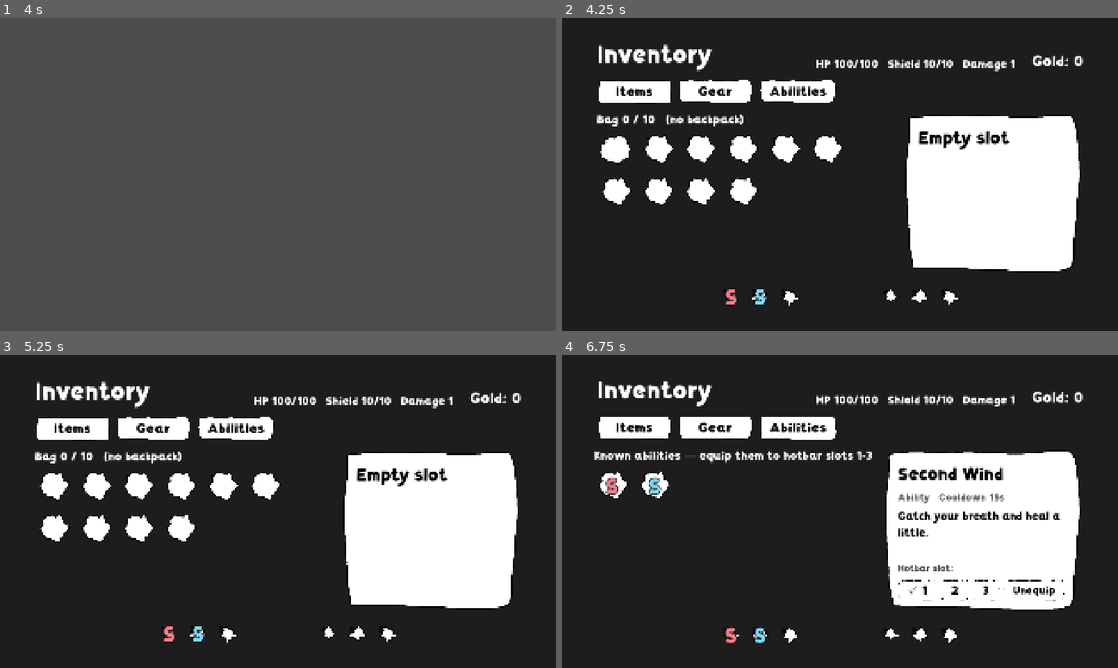
Above: before the commit, frames 1-4 (two rows, left to right).
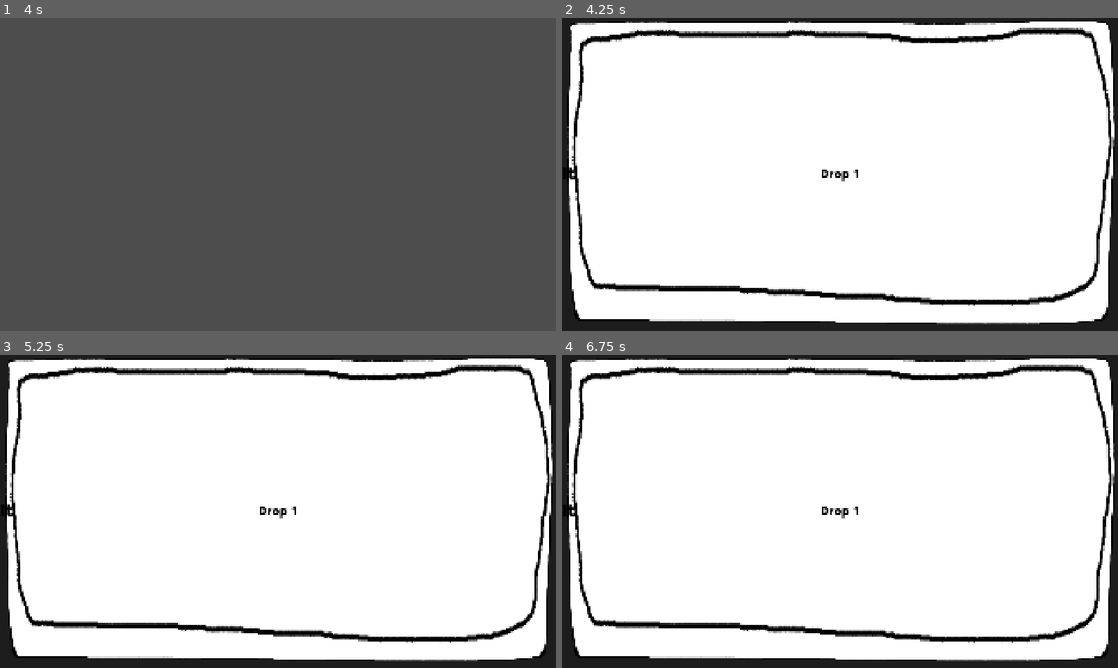
Above: after the commit, the same moments.

Repository: doggoanim/Krits
Game: Godot game, scene res://ui/inventory_menu.tscn
Same seed, same stepped clock (60 frames per second), same inputs: the game is played once before the commit and once after it. This scene is started directly instead of the project's main scene.
Inputs (mouse positions are in pixels of both pictures, inside the frame that each line leads up to):
- Up to frame 1 (4 s): tap Enter at 0.5, 2, 3.5 s; move the mouse to (400, 158) at 0.52 s; hold D (move_right) 0.53-1.25 s; hold Ctrl (crouch_pound) 0.53-1.25 s; click (400, 158) at 0.67 s; tap Space (jump) at 0.77, 1.25, 2.75, 3.77 s; drag from (166, 190) to (250, 237) at 1.27 s; move the mouse to (333, 105) at 2.02 s; hold D (move_right) 2.03-2.75 s; hold Shift (roll_dive) 2.03-2.75 s; drag from (250, 237) to (111, 127) at 2.77 s; move the mouse to (444, 221) at 3.52 s; hold A (move_left) from 3.53 s (still down); tap 1 at 3.6 s
- Up to frame 2 (4.25 s): keep holding A (move_left); tap Tab (menu_inventory) at 4.15 s
- Up to frame 3 (5.25 s): release A (move_left) at 4.25 s; drag from (111, 464) to (194, 433) at 4.27 s; click "Items" at 5 s
- Up to frame 4 (6.75 s): click "Gear" at 5.75 s; click "Abilities" at 6.5 s

Frame 1 is identical in both runs. In frame 2, 73% of the frame differs, in the area x 0-100%, y 1-98%; in frame 3, 73%; in frame 4, 75%.
Error after the commit: Invalid access to property or key 'pressed' on a base object of type 'null instance'. (res://ui/inventory_menu.gd:51)

Commit message:
Inventory: detail panel can no longer push the layout (fixed-size holder, panel fills it and clips)
Co-Authored-By: Claude Sonnet 5.5 <noreply@anthropic.com>
Claude-Session: https://claude.ai/code/session_01TYpdm1jACUqsWG6yyTxbgm

Diff:
--- a/ui/inventory_menu.tscn
+++ b/ui/inventory_menu.tscn
@@ -248,17 +248,26 @@
 theme_override_constants/v_separation = 16
 columns = 6
 
-[node name="Details" type="PanelContainer" parent="Margin/Content/Body"]
+[node name="DetailsHolder" type="Control" parent="Margin/Content/Body"]
 custom_minimum_size = Vector2(620, 0)
 layout_mode = 2
 size_flags_horizontal = 3
+
+[node name="Details" type="PanelContainer" parent="Margin/Content/Body/DetailsHolder/DetailsHolder"]
+clip_contents = true
+layout_mode = 1
+anchors_preset = 15
+anchor_right = 1.0
+anchor_bottom = 1.0
+grow_horizontal = 2
+grow_vertical = 2
 theme_override_styles/panel = SubResource("Details")
 
-[node name="Column" type="VBoxContainer" parent="Margin/Content/Body/Details"]
+[node name="Column" type="VBoxContainer" parent="Margin/Content/Body/DetailsHolder/Details"]
 layout_mode = 2
 theme_override_constants/separation = 14
 
-[node name="DetailName" type="Label" parent="Margin/Content/Body/Details/Column"]
+[node name="DetailName" type="Label" parent="Margin/Content/Body/DetailsHolder/Details/Column"]
 unique_name_in_owner = true
 layout_mode = 2
 theme_override_colors/font_color = Color(0, 0, 0, 1)
@@ -266,13 +275,13 @@
 text = "Item"
 autowrap_mode = 3
 
-[node name="DetailKind" type="Label" parent="Margin/Content/Body/Details/Column"]
+[node name="DetailKind" type="Label" parent="Margin/Content/Body/DetailsHolder/Details/Column"]
 unique_name_in_owner = true
 layout_mode = 2
 theme_override_colors/font_color = Color(0, 0, 0, 0.6)
 theme_override_font_sizes/font_size = 34
 
-[node name="DetailText" type="Label" parent="Margin/Content/Body/Details/Column"]
+[node name="DetailText" type="Label" parent="Margin/Content/Body/DetailsHolder/Details/Column"]
 unique_name_in_owner = true
 layout_mode = 2
 size_flags_vertical = 3
@@ -280,26 +289,26 @@
 theme_override_font_sizes/font_size = 38
 autowrap_mode = 3
 
-[node name="Message" type="Label" parent="Margin/Content/Body/Details/Column"]
+[node name="Message" type="Label" parent="Margin/Content/Body/DetailsHolder/Details/Column"]
 unique_name_in_owner = true
 layout_mode = 2
 theme_override_colors/font_color = Color(0, 0, 0, 0.7)
 theme_override_font_sizes/font_size = 32
 autowrap_mode = 3
 
-[node name="UseButton" type="Button" parent="Margin/Content/Body/Details/Column"]
+[node name="UseButton" type="Button" parent="Margin/Content/Body/DetailsHolder/Details/Column"]
 unique_name_in_owner = true
 layout_mode = 2
 theme_override_font_sizes/font_size = 44
 text = "Use"
 
-[node name="DropButton" type="Button" parent="Margin/Content/Body/Details/Column"]
+[node name="DropButton" type="Button" parent="Margin/Content/Body/DetailsHolder/Details/Column"]
 unique_name_in_owner = true
 layout_mode = 2
 theme_override_font_sizes/font_size = 44
 text = "Drop 1"
 
-[node name="AssignLabel" type="Label" parent="Margin/Content/Body/Details/Column"]
+[node name="AssignLabel" type="Label" parent="Margin/Content/Body/DetailsHolder/Details/Column"]
 unique_name_in_owner = true
 visible = false
 layout_mode = 2
@@ -307,7 +316,7 @@
 theme_override_font_sizes/font_size = 32
 text = "Hotbar slot:"
 
-[node name="AssignRow" type="HBoxContainer" parent="Margin/Content/Body/Details/Column"]
+[node name="AssignRow" type="HBoxContainer" parent="Margin/Content/Body/DetailsHolder/Details/Column"]
 unique_name_in_owner = true
 layout_mode = 2
 theme_override_constants/separation = 12
